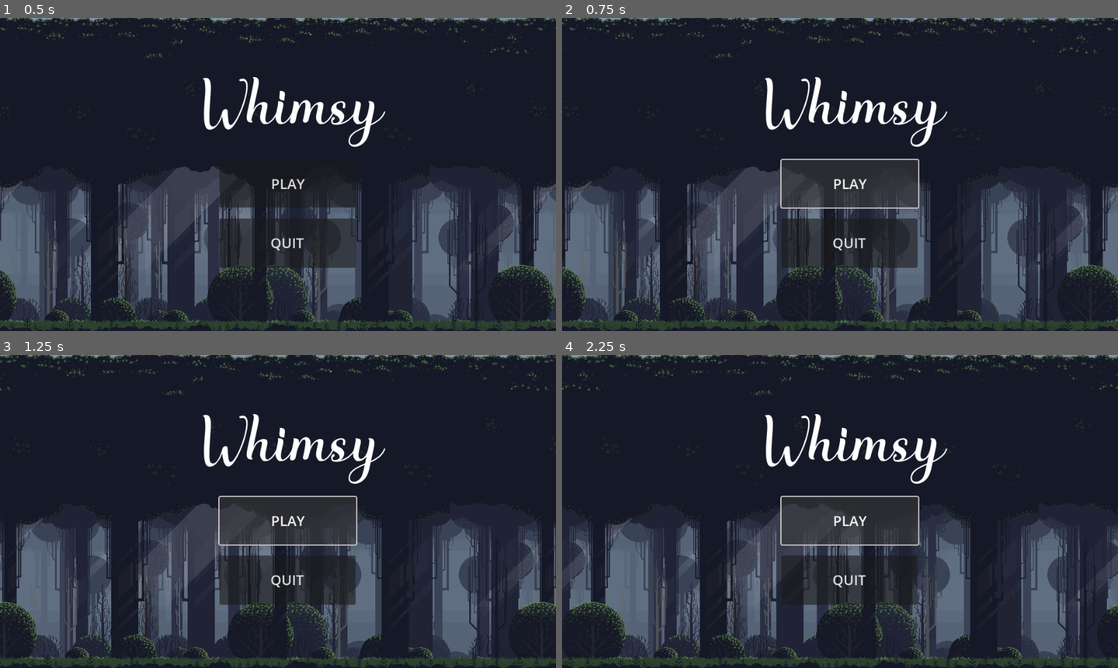
Above: before the commit, frames 1-4 (two rows, left to right).
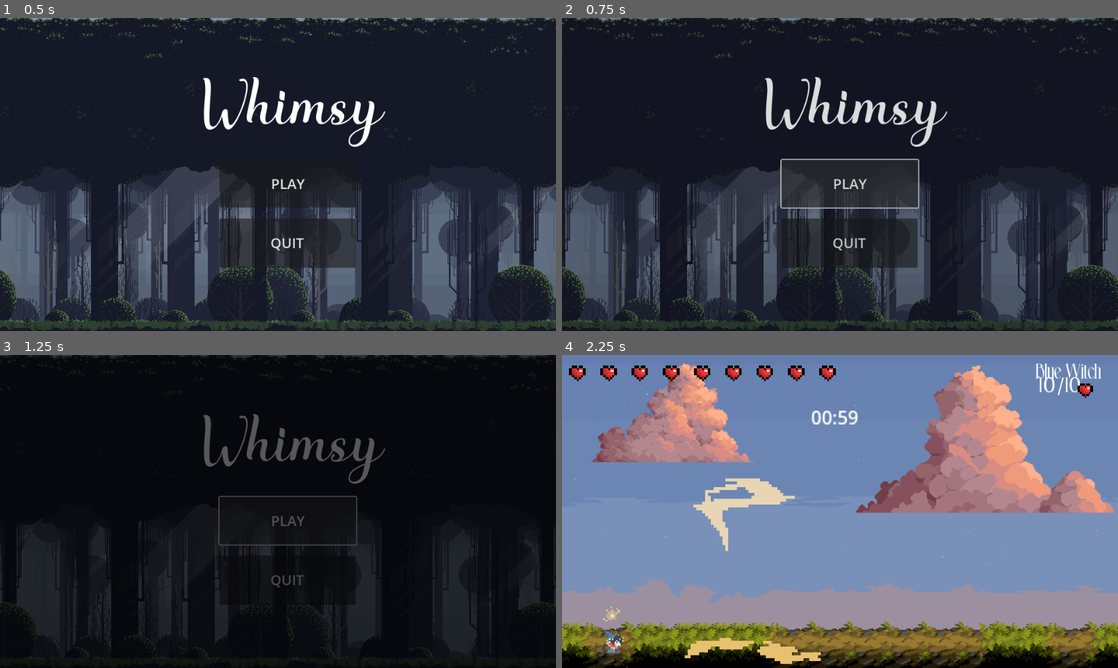
Above: after the commit, the same moments.

Repository: nakntums/Whimsy
Game: Godot game, scene res://scenes/start_screen.tscn
Two runs of this game, one before a commit and one after it. Both use one fixed random seed, a clock stepped at 60 frames per second and the inputs below.
Inputs:
- Up to frame 1 (0.5 s): no input
- Up to frame 2 (0.75 s): click "PLAY" at 0.5 s
- Up to frame 3 (1.25 s): no input
- Up to frame 4 (2.25 s): click "PLAY" at 1.25 s; tap Enter at 2 s; hold Right (right) from 2.03 s (still down); hold E (attack_e) from 2.03 s (still down)

Frame 1 is identical in both runs. In frame 2, 1.4% of the frame differs, in the area x 36-70%, y 18-75%; in frame 3, 99%; in frame 4, 100%, in the area x 0-100%, y 0-100%.

Commit message:
minor qol
1. refined collision polygon
2. adjusted boss hitbox
3. centered timer

Diff:
--- a/scenes/boss_1.tscn
+++ b/scenes/boss_1.tscn
@@ -285,14 +285,14 @@
 "duration": 1.0,
 "texture": SubResource("AtlasTexture_6ty8t")
 }],
-"loop": false,
+"loop": true,
 "name": &"run",
 "speed": 12.0
 }]
 
 [sub_resource type="CapsuleShape2D" id="CapsuleShape2D_obj5r"]
-radius = 4.0
-height = 28.0
+radius = 9.0
+height = 44.0
 
 [node name="Boss_1" type="CharacterBody2D" groups=["boss"]]
 script = ExtResource("1_umei5")
@@ -300,12 +300,11 @@
 
 [node name="AnimatedSprite2D" type="AnimatedSprite2D" parent="."]
 sprite_frames = SubResource("SpriteFrames_v2dcn")
-animation = &"charge"
+animation = &"run"
 autoplay = "idle"
-frame_progress = 0.688086
 
 [node name="CollisionShape2D" type="CollisionShape2D" parent="."]
-position = Vector2(-1, 0)
+position = Vector2(-1, -6)
 shape = SubResource("CapsuleShape2D_obj5r")
 
 [node name="water_spell_1" parent="." instance=ExtResource("4_2kelx")]
--- a/scenes/game.tscn
+++ b/scenes/game.tscn
@@ -762,6 +762,20 @@
 rotation_smoothing_speed = 1.0
 script = ExtResource("4_y8tjv")
 
+[node name="TimerUI" type="Node2D" parent="Camera2D"]
+position = Vector2(-2.4e+07, 6.2e+06)
+scale = Vector2(100000, 100000)
+
+[node name="TimerLabel" type="Label" parent="Camera2D/TimerUI"]
+anchors_preset = 5
+anchor_left = 0.5
+anchor_right = 0.5
+offset_left = 215.0
+offset_top = -155.0
+offset_right = 277.0
+offset_bottom = -132.0
+grow_horizontal = 2
+
 [node name="bg" type="Node2D" parent="Camera2D"]
 position = Vector2(-2.4e+07, 6.2e+06)
 scale = Vector2(100000, 100000)
@@ -805,18 +819,12 @@
 [node name="HealthUI" parent="." instance=ExtResource("3_4ysu8")]
 
 [node name="Boss_1" parent="." instance=ExtResource("5_u0g40")]
-position = Vector2(719, 32)
+position = Vector2(720, 40)
 
 [node name="Player" parent="." instance=ExtResource("1_6byy7")]
 position = Vector2(42, 48)
 
 [node name="BossUI" type="CanvasLayer" parent="."]
-
-[node name="TimerLabel" type="Label" parent="."]
-offset_left = 215.0
-offset_top = -157.0
-offset_right = 277.0
-offset_bottom = -134.0
 
 [node name="TypingChallenge" parent="." instance=ExtResource("10_drl3r")]
 
--- a/scenes/game_over.tscn
+++ b/scenes/game_over.tscn
@@ -25,9 +25,9 @@
 
 [node name="Label" type="Label" parent="Control"]
 layout_mode = 0
-offset_left = 214.0
+offset_left = 217.0
 offset_top = 102.0
-offset_right = 752.0
+offset_right = 755.0
 offset_bottom = 240.0
 text = "VANQUISHED"
 label_settings = SubResource("LabelSettings_uondc")
@@ -36,18 +36,18 @@
 
 [node name="Button" type="Button" parent="Control"]
 layout_mode = 0
-offset_left = 305.0
+offset_left = 308.0
 offset_top = 250.0
-offset_right = 658.0
+offset_right = 661.0
 offset_bottom = 350.0
 theme_override_font_sizes/font_size = 48
 text = "RETRY"
 
 [node name="Button2" type="Button" parent="Control"]
 layout_mode = 0
-offset_left = 305.0
+offset_left = 308.0
 offset_top = 390.0
-offset_right = 658.0
+offset_right = 661.0
 offset_bottom = 483.0
 theme_override_font_sizes/font_size = 48
 text = "QUIT"
--- a/scenes/generic_dialogue.tscn
+++ b/scenes/generic_dialogue.tscn
@@ -52,4 +52,4 @@
 offset_top = 68.0
 offset_right = 819.0
 offset_bottom = 91.0
-text = "SPACE"
+text = "[SPACE]"
--- a/scenes/player.tscn
+++ b/scenes/player.tscn
@@ -527,7 +527,7 @@
 [node name="skill_e" parent="." instance=ExtResource("8_qjnjd")]
 
 [node name="skill_r" parent="." instance=ExtResource("10_5xm0e")]
-position = Vector2(0, -50)
+position = Vector2(0, -49.6)
 scale = Vector2(0.25, 0.25)
 
 [node name="HealCooldownTimer" type="Timer" parent="."]
--- a/scenes/start_screen.tscn
+++ b/scenes/start_screen.tscn
@@ -77,8 +77,8 @@
 anchors_preset = 15
 anchor_right = 1.0
 anchor_bottom = 1.0
-offset_right = 0.0
-offset_bottom = 0.0
+offset_right = 1000.0
+offset_bottom = 1000.0
 grow_horizontal = 2
 grow_vertical = 2
 
--- a/scripts/game.gd
+++ b/scripts/game.gd
@@ -17,7 +17,7 @@
 @export var win_dialogue_path := "res://data/dialogue/level_one_win.json"
 
 # default lose sequence
-@onready var timer_label: Label = $TimerLabel
+@onready var timer_label: Label = $Camera2D/TimerUI/TimerLabel
 var time_limit := 60.0
 var time_up := false
 var boss_dead := false
--- a/scripts/player.gd
+++ b/scripts/player.gd
@@ -173,7 +173,7 @@
 			lightning_spell.cast(animated_sprite.scale.x)
 		"ultimate":
 			animated_sprite.play("cast_r")
-			timer_r.start(10.0)
+			timer_r.start(3.0)
 			is_r_on_cooldown = true
 			ultimate_spell.cast(animated_sprite.scale.x)
 
--- a/scripts/skill_e.gd
+++ b/scripts/skill_e.gd
@@ -15,11 +15,11 @@
 func cast(direction: int) -> void:
 	spell_direction = direction
 	if animated_sprite:
-		print("SKILL E visible")
+		#print("SKILL E visible")
 		animated_sprite.visible = true
 		collision_shape.disabled = false
 		has_dealt_damage = false # reset flag
-		print("SKILL E playing")
+		#print("SKILL E playing")
 		animated_sprite.play("skill_e")
 
 	if spell_direction == 1:
--- a/scripts/skill_q.gd
+++ b/scripts/skill_q.gd
@@ -15,11 +15,11 @@
 func cast(direction: int) -> void:
 	spell_direction = direction
 	if animated_sprite:
-		print("SKILL Q visible")
+		#print("SKILL Q visible")
 		animated_sprite.visible = true
 		collision_shape.disabled = false
 		has_dealt_damage = false # reset flag
-		print("SKILL Q playing")
+		#print("SKILL Q playing")
 		animated_sprite.play("skill_q")
 
 	if spell_direction == 1:
--- a/scripts/skill_r.gd
+++ b/scripts/skill_r.gd
@@ -18,16 +18,10 @@
 	collision_polygon.disabled = true
 
 func cast(direction: int) -> void:
-	if spell_circle:
-		spell_circle.visible = true
-		spell_circle.play("spell_circle")
-	if laser_attack:
-		laser_attack.visible = true
-		collision_polygon.disabled = false
-		has_dealt_damage = false
-		laser_attack.play("laser_attack")
+	spell_direction = direction
+	has_dealt_damage = false
 
-	spell_direction = direction
+	# positioning first
 	spell_circle.position = Vector2(0, -10)
 	if spell_direction == -1:
 		laser.position = Vector2(-520, 10)
@@ -38,12 +32,17 @@
 	laser_attack.scale.x = spell_direction
 	collision_polygon.scale.x = spell_direction
 
-	await spell_circle.animation_finished
-	spell_circle.visible = false
+	if spell_circle:
+		spell_circle.visible = true
+		spell_circle.play("spell_circle")
+	if laser_attack:
+		collision_polygon.disabled = false
+		laser_attack.visible = true
+		laser_attack.play("laser_attack")
 
 	await laser_attack.animation_finished
 	laser_attack.visible = false
-
+	spell_circle.visible = false
 	collision_polygon.disabled = true
 
 func _on_animation_finished() -> void:
@@ -52,9 +51,9 @@
 
 # handle damage
 func _on_body_entered(body: Node2D) -> void:
-	if not is_instance_valid(self) or not is_instance_valid(body):
+	if not is_instance_valid(self) or not is_instance_valid(body) or has_dealt_damage:
 		return
-	if body.is_in_group("boss")and !has_dealt_damage:
+	if body.is_in_group("boss"):
 		body.take_damage(damage)
 		has_dealt_damage = true
 		#collision_polygon.disabled = true
